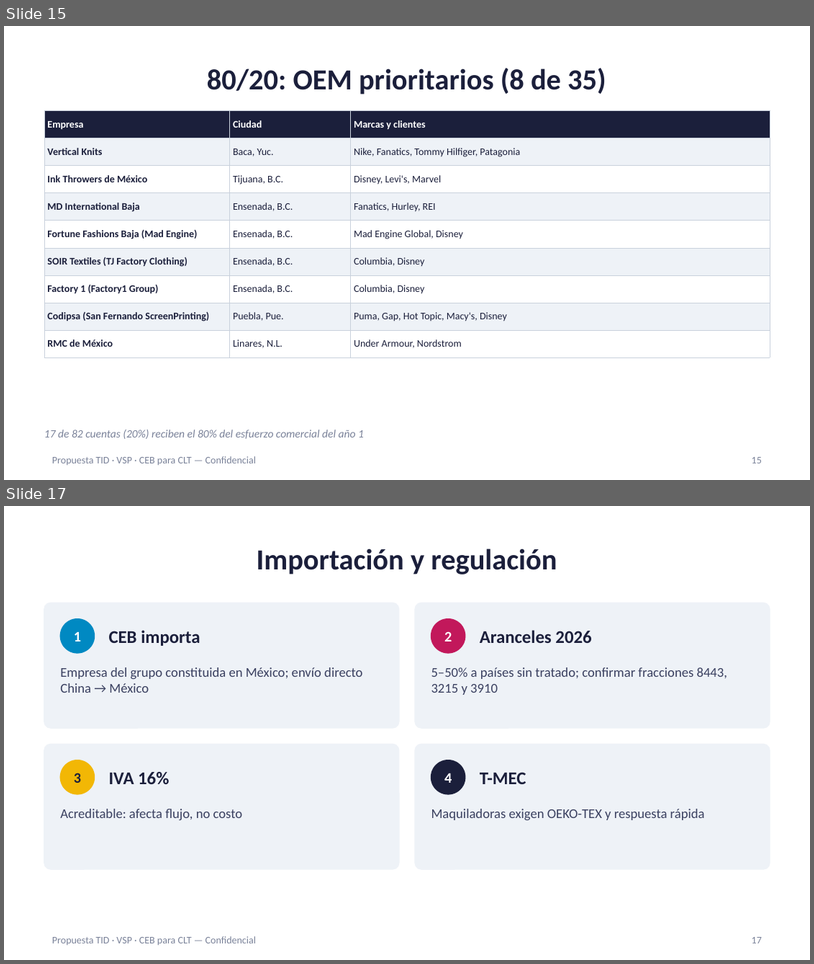
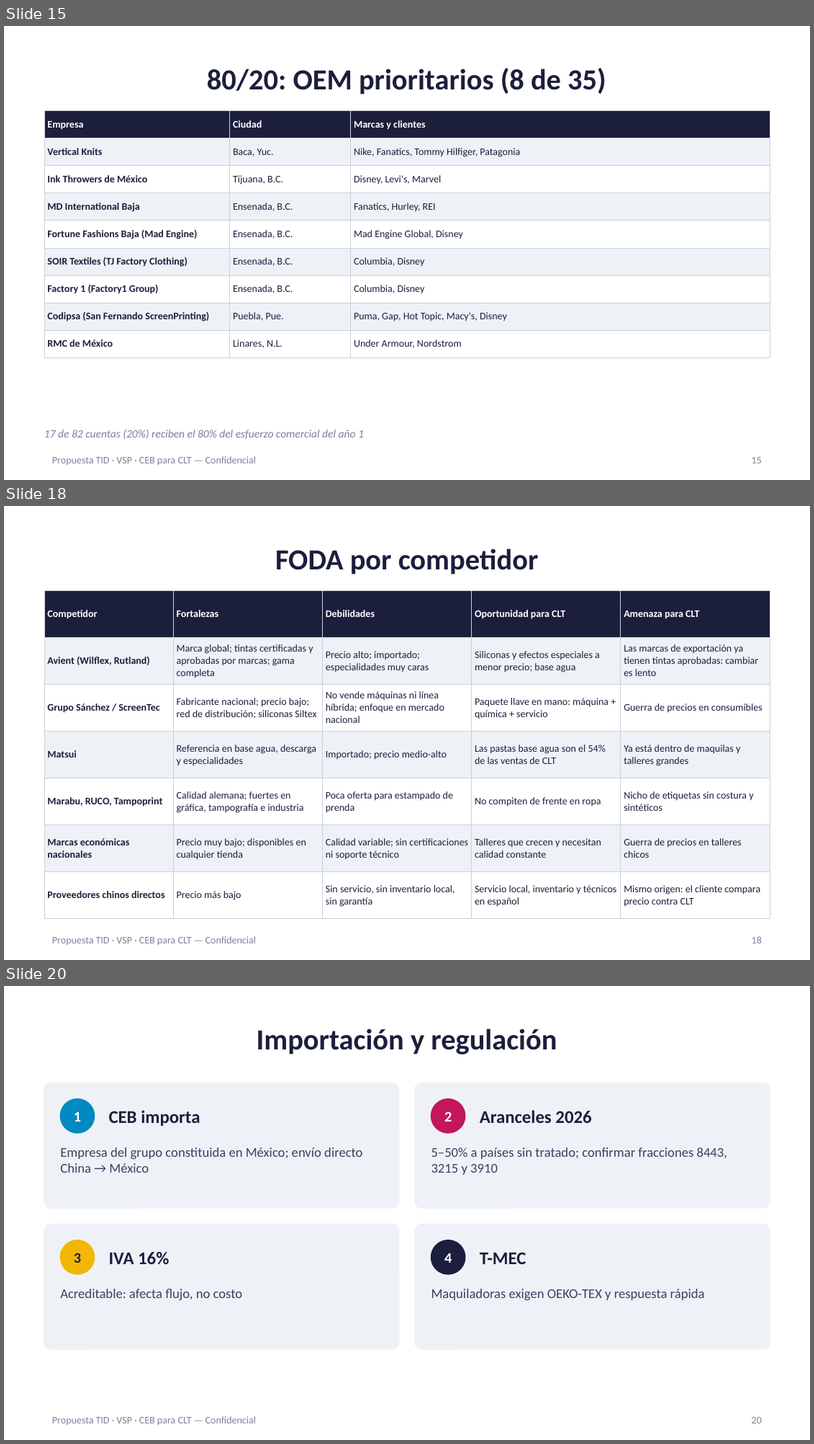
Before and after one commit to carlosmoreno793508/Cosas-Carlos, a slide deck: propuesta-clt/Presentacion_Propuesta_CLT_ES.pptx. Shown one above the other, each under a label of ours: slides 15 and 17 before the commit, slides 15, 18 and 20 after it; the slides between them are not shown. The pictures are 814x964 and 814x1444 pixels, drawn with LibreOffice and Linux fonts; fonts in the diff are those of the drawing. Boxes give left, top, right and bottom in pixels: in the first picture for what was removed or moved away, otherwise in the second. Text is boxed around its words. In the diff, an @@ line names an element or a change of style, - is before the commit and + after.

```diff
--- a/propuesta-clt/Presentacion_Propuesta_CLT_ES.pptx
+++ b/propuesta-clt/Presentacion_Propuesta_CLT_ES.pptx
@@ slide 18 added at box(4, 506, 810, 960), background #FFFFFF; not listed: 1 template element that a slide beside it also shows @@
@@ title added at box(275, 548, 539, 574), 26 pt, text #1B1F3B, bold @@
+FODA por competidor
@@ table added at box(44, 591, 770, 909), 7 rows, 5 columns @@
+Competidor | Fortalezas | Debilidades | Oportunidad para CLT | Amenaza para CLT
+Avient (Wilflex, Rutland) | Marca global; tintas certificadas y aprobadas por marcas; gama completa | Precio alto; importado; especialidades muy caras | Siliconas y efectos especiales a menor precio; base agua | Las marcas de exportación ya tienen tintas aprobadas: cambiar es lento
+Grupo Sánchez / ScreenTec | Fabricante nacional; precio bajo; red de distribución; siliconas Siltex | No vende máquinas ni línea híbrida; enfoque en mercado nacional | Paquete llave en mano: máquina + química + servicio | Guerra de precios en consumibles
+Matsui | Referencia en base agua, descarga y especialidades | Importado; precio medio-alto | Las pastas base agua son el 54% de las ventas de CLT | Ya está dentro de maquilas y talleres grandes
+Marabu, RUCO, Tampoprint | Calidad alemana; fuertes en gráfica, tampografía e industria | Poca oferta para estampado de prenda | No compiten de frente en ropa | Nicho de etiquetas sin costura y sintéticos
+Marcas económicas nacionales | Precio muy bajo; disponibles en cualquier tienda | Calidad variable; sin certificaciones ni soporte técnico | Talleres que crecen y necesitan calidad constante | Guerra de precios en talleres chicos
+Proveedores chinos directos | Precio más bajo | Sin servicio, sin inventario local, sin garantía | Servicio local, inventario y técnicos en español | Mismo origen: el cliente compara precio contra CLT
@@ page number added at box(752, 936, 762, 943), 9 pt, text #7A8299 @@
+18
@@ what was slide 17 is now slide 20 @@
@@ page number at box(752, 1417, 762, 1423): text changed @@
-17
+20
```
Also in this commit, not shown: 2 slides changed, 2 other slides added, 9 other files.
